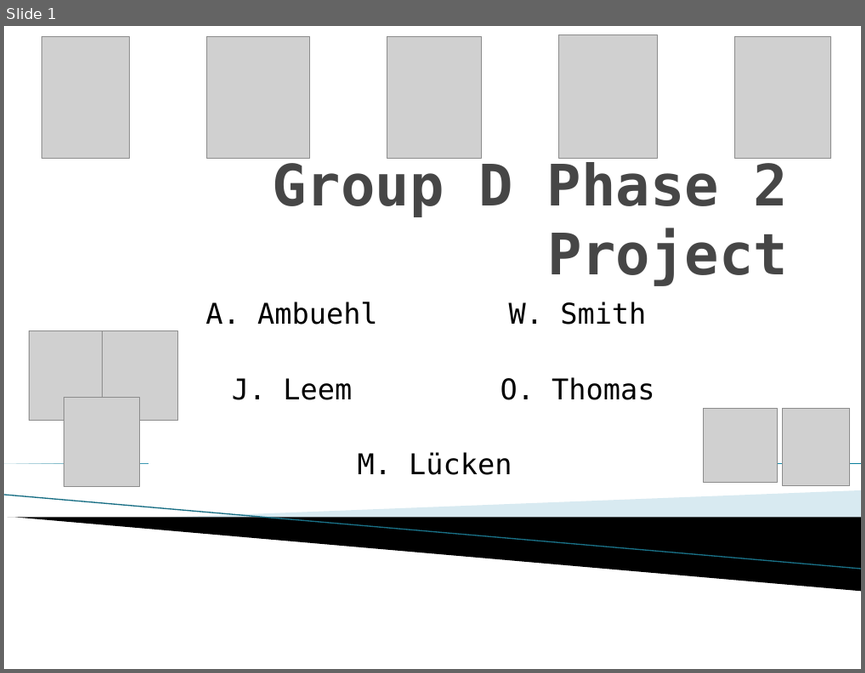
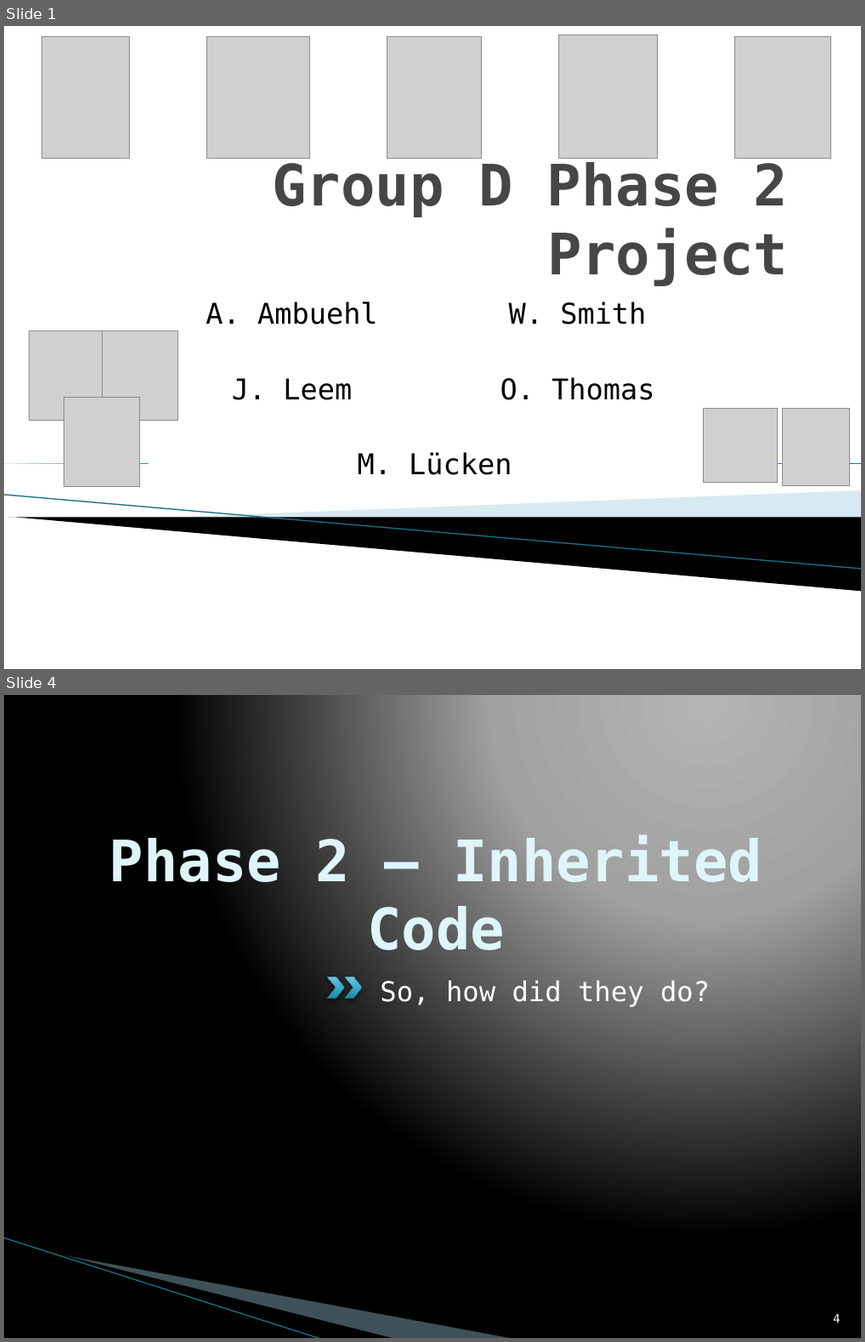
Before and after one commit to jleem10/GroupD_Phase2, a slide deck: Presentation.pptx. Shown one above the other, each under a label of ours: slide 1 before the commit, slides 1 and 4 after it; the slides between them are not shown. The pictures are 865x673 and 865x1342 pixels, drawn with LibreOffice and Linux fonts; fonts in the diff are those of the drawing; grey boxes stand for pictures; background and template pictures are left out. Boxes give left, top, right and bottom in pixels: in the first picture for what was removed or moved away, otherwise in the second. Text is boxed around its words. In the diff, an @@ line names an element or a change of style, - is before the commit and + after.

```diff
--- a/Presentation.pptx
+++ b/Presentation.pptx
@@ slide 4 added at bbox=[4, 695, 861, 1338], background gradient #B4B4B4 to #A2A2A2 to #000000 @@
@@ title added at bbox=[109, 834, 762, 962], 48 pt, text #DEF5FA, bold @@
+Phase 2 – Inherited Code
@@ chevron added at bbox=[327, 977, 344, 998], fill gradient #158BA8 to #51B8D9 to #80C3DD, outline #21788D 0.25 pt @@
@@ chevron added at bbox=[345, 977, 362, 998], fill gradient #158BA8 to #51B8D9 to #80C3DD, outline #21788D 0.25 pt @@
@@ text added at bbox=[380, 980, 710, 1006], 23 pt, text #FFFFFF @@
+So, how did they do?
@@ line added from (4, 1237) to (322, 1338), #97C5D8 0.95 pt @@
@@ freeform shape added at bbox=[49, 1251, 396, 1338], fill #000000 @@
@@ freeform shape added at bbox=[51, 1252, 514, 1338], fill #A0CBDC at 40% opacity @@
@@ page number added at bbox=[833, 1313, 840, 1322], 10 pt, text #FFFFFF @@
+4
```
Also in this commit, not shown: 11 other slides added, 1 slide removed.
